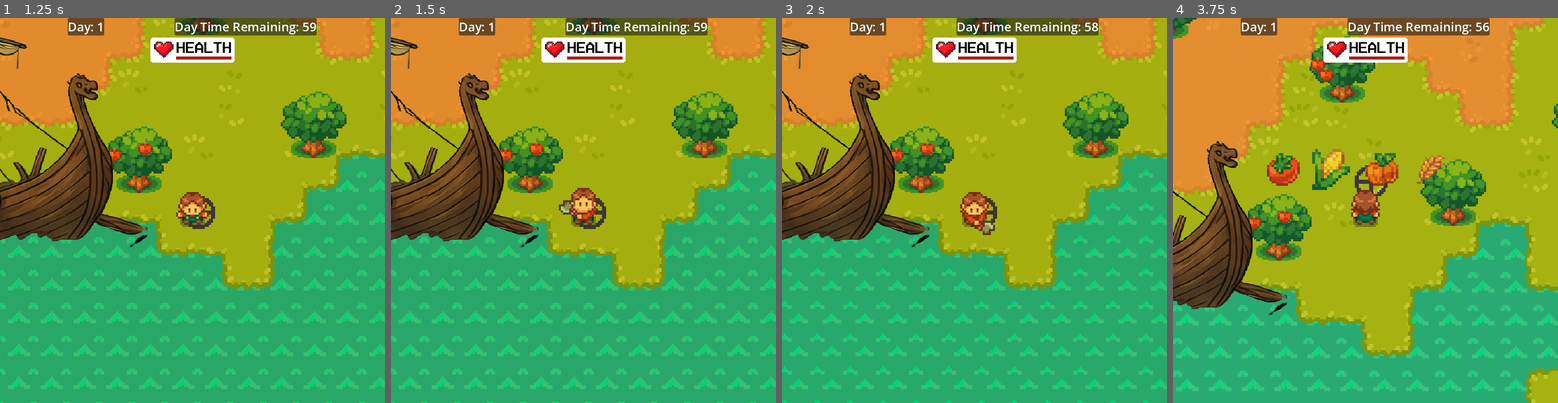
Above: before the commit, frames 1-4 (left to right).
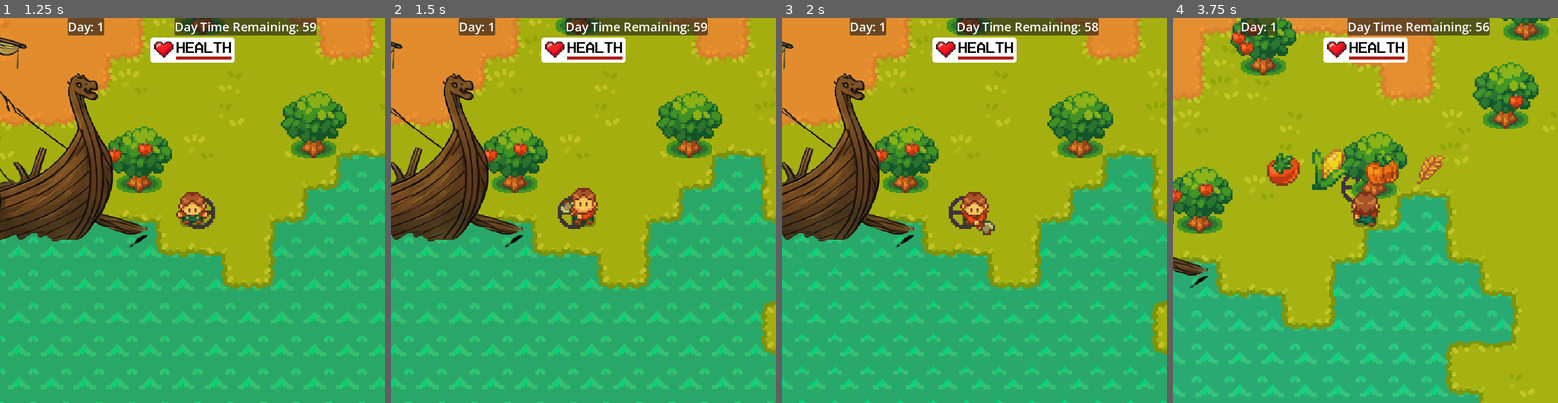
Above: after the commit, the same moments.

Repository: Offshoots/Survival-Game-Test
Game: Godot game, scene res://scenes/ui/main_menu_ui.tscn
Two runs of this game, one before a commit and one after it. Both use one fixed random seed, a clock stepped at 60 frames per second and the inputs below.
Inputs (mouse positions are in pixels of both pictures, inside the frame that each line leads up to):
- Up to frame 1 (1.25 s): click "Start" at 0.5 s
- Up to frame 2 (1.5 s): move the mouse to (583, 210) at 1.27 s; hold D (right) from 1.28 s (still down); tap H (Heal) at 1.35 s; click (583, 210) at 1.42 s
- Up to frame 3 (2 s): keep holding D (right)
- Up to frame 4 (3.75 s): move the mouse to (1311, 172) at 2.02 s; release D (right) at 2.03 s; hold S (down) 2.03-2.78 s; tap Space (action) at 2.1 s; click (1311, 172) at 2.17 s; move the mouse to (1519, 168) at 2.77 s; hold D (right) 2.78-3.53 s; tap B (build) at 2.85 s; click (1519, 168) at 2.92 s; move the mouse to (1350, 64) at 3.52 s; hold C (seed_forward) from 3.53 s (still down); click (1350, 64) at 3.6 s

Frame 1 is identical in both runs. In frame 2, 29% of the frame differs, in the area x 0-100%, y 0-100%; in frame 3, 29%; in frame 4, 55%.

Commit message:
2_1_2026

Diff:
--- a/scenes/characters/player.gd
+++ b/scenes/characters/player.gd
@@ -44,7 +44,7 @@
 	if can_move:
 
 		get_basic_input()
-		#keyboard_move()
+		keyboard_move()
 		mouse_move()
 		animate()
 
